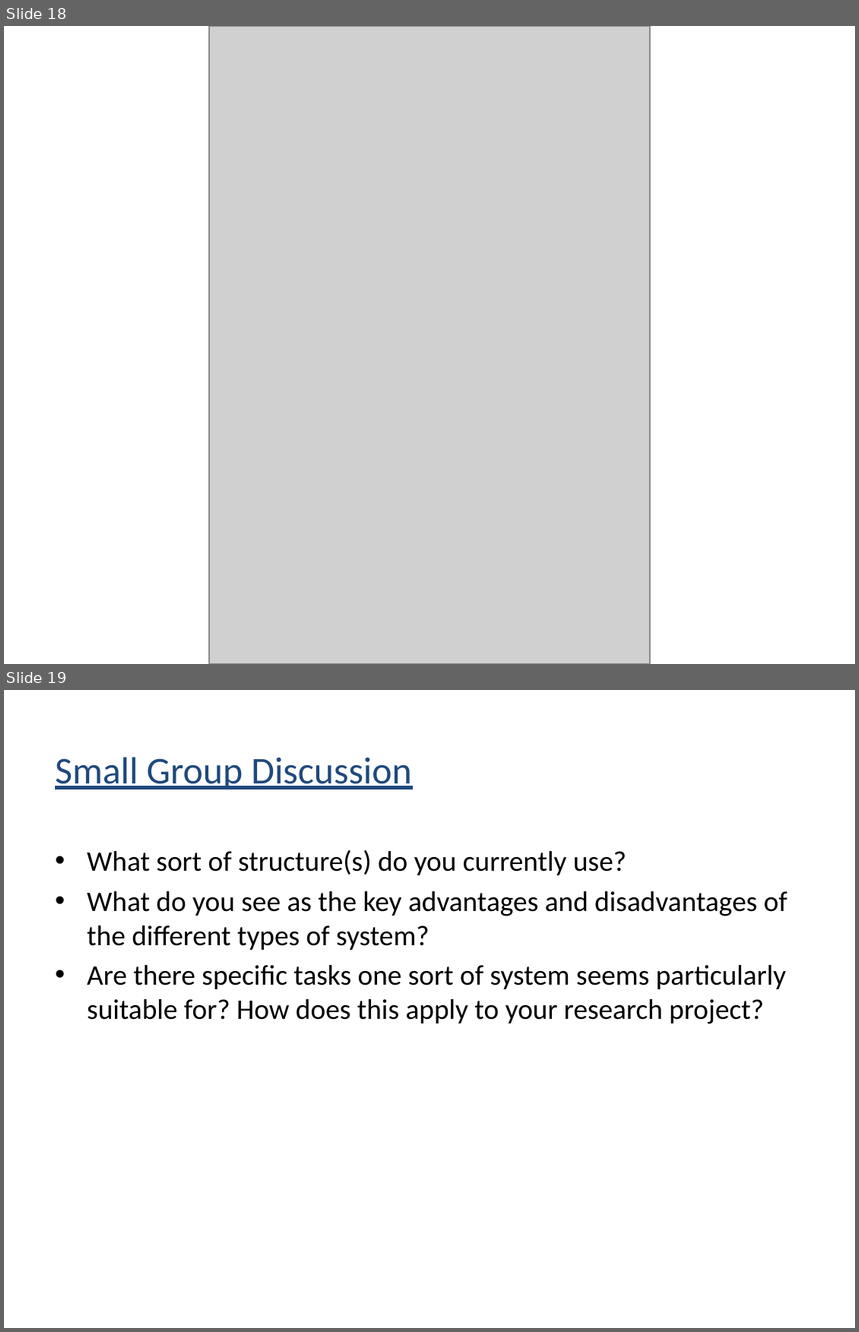
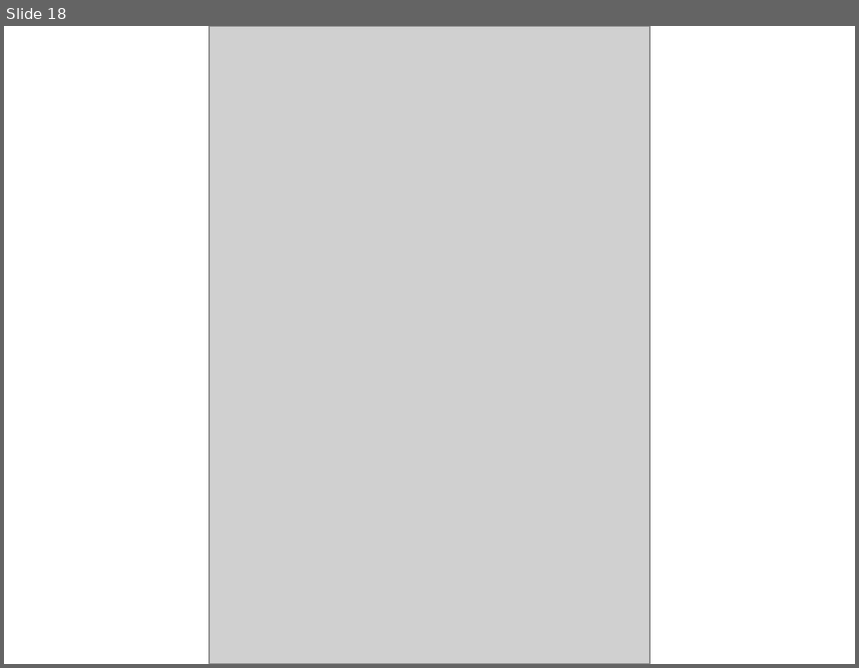
Before and after one commit to bioinformatics-core-shared-training/Managing-your-research-data, a slide deck: file_management.pptx. Shown one above the other, each under a label of ours: slides 18 and 19 before the commit, slide 18 after it. The pictures are 859x1332 and 859x668 pixels, drawn with LibreOffice and Linux fonts; fonts in the diff are those of the drawing; grey boxes stand for pictures. Boxes give left, top, right and bottom in pixels: in the first picture for what was removed or moved away, otherwise in the second. Text is boxed around its words. In the diff, an @@ line names an element or a change of style, - is before the commit and + after.

```diff
--- a/file_management.pptx
+++ b/file_management.pptx
@@ slide 19 removed at (4, 690, 855, 1328), background #FFFFFF @@
@@ title removed at (55, 757, 411, 790) @@
-Small Group Discussion
@@ text removed at (87, 850, 788, 1024) @@
-• What sort of structure(s) do you currently use?
-• What do you see as the key advantages and disadvantages of the different types of system?
-• Are there specific tasks one sort of system seems particularly suitable for? How does this apply to your research project?
```
Also in this commit, not shown: 1 slide changed, 1 slide added, 1 other file.
